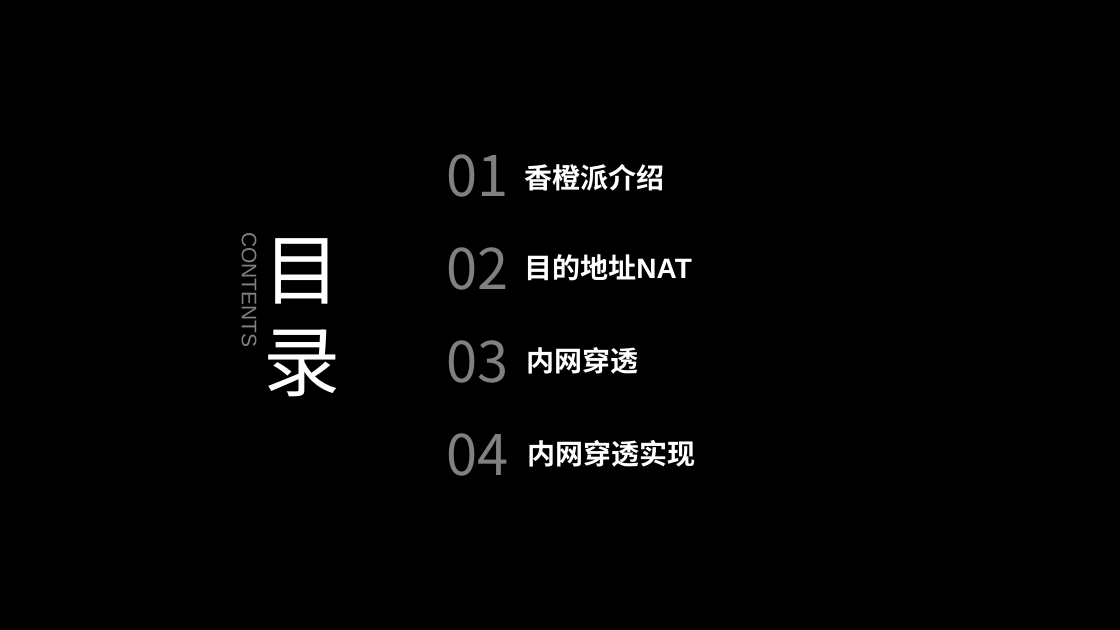
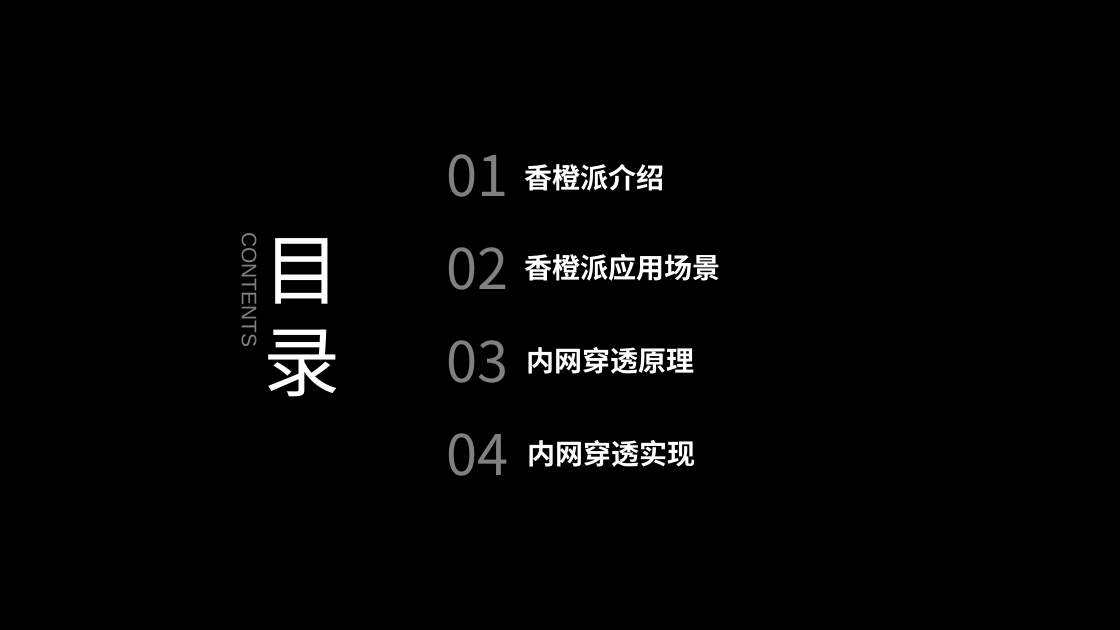
Before and after one commit to fengyuan-liang/notes, a slide deck: slide 2 of 树莓派与内网穿透.pptx. Drawn at 1120x630 pixels with LibreOffice and Linux fonts; fonts in the diff are those of the drawing; background and template pictures are left out. Boxes give left, top, right and bottom in pixels: in the first picture for what was removed or moved away, otherwise in the second. Text is boxed around its words. In the diff, an @@ line names an element or a change of style, - is before the commit and + after.

```diff
--- a/树莓派与内网穿透.pptx
+++ b/树莓派与内网穿透.pptx
@@ text at [524,254,720,281]: text changed @@
-目的地址NAT
+香橙派应用场景
@@ text at [526,347,694,374]: text changed @@
-内网穿透
+内网穿透原理
```
Also in this commit, not shown: 3 other slides changed, 15 slides added, 1 slide removed, 1 other file.
